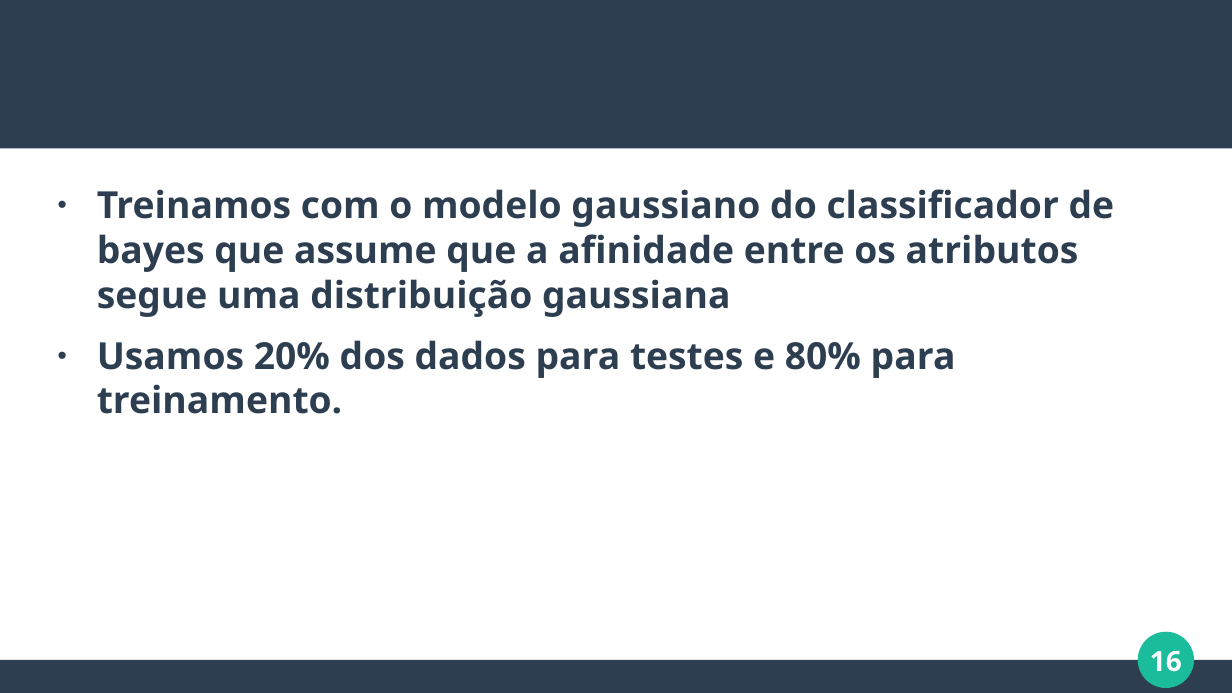
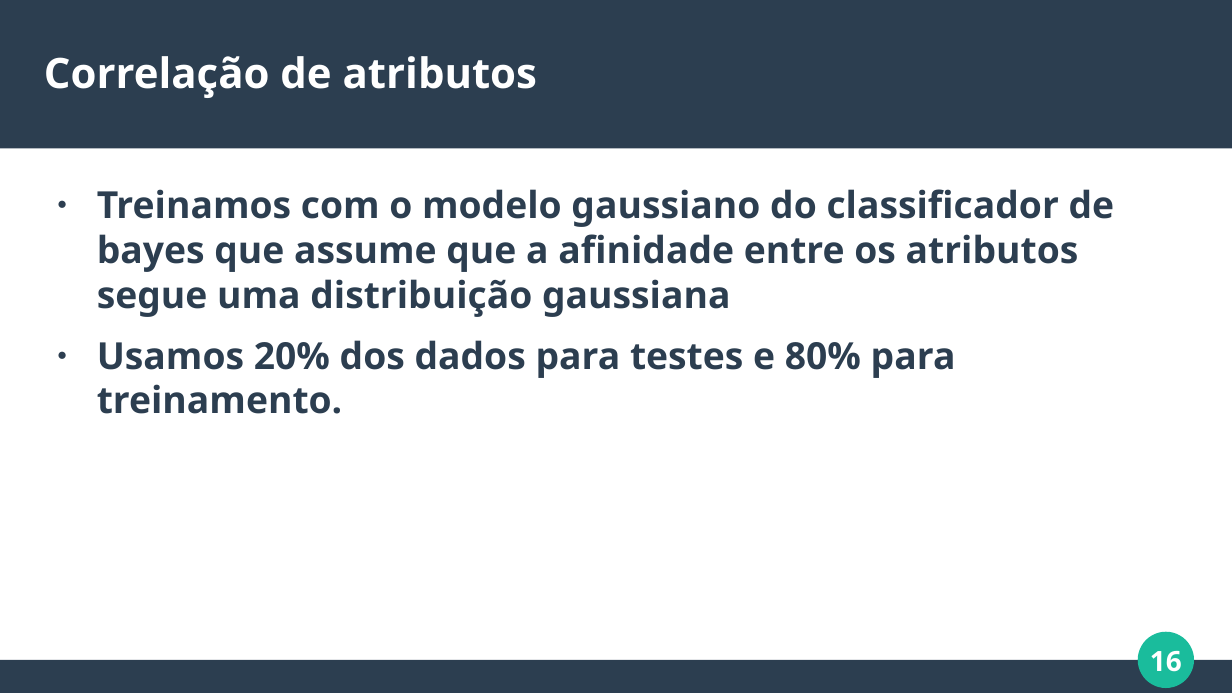
Before and after one commit to gabriel-ferreira-da-silva/Naive-Bayes-On-Heart-Diseases-Data, a slide deck: slide 16 of Slides estatistica.odp. Drawn at 1232x693 pixels with LibreOffice and Linux fonts; fonts in the diff are those of the drawing. Boxes give left, top, right and bottom in pixels: in the first picture for what was removed or moved away, otherwise in the second. Text is boxed around its words. In the diff, an @@ line names an element or a change of style, - is before the commit and + after.

```diff
--- a/Slides estatistica.odp
+++ b/Slides estatistica.odp
@@ title added at (44,56,537,98), 27 pt, text #FFFFFF, bold @@
+Correlação de atributos
```
Also in this commit, not shown: 1 other slide changed, 2 slides added, 1 slide removed, 1 other file.
